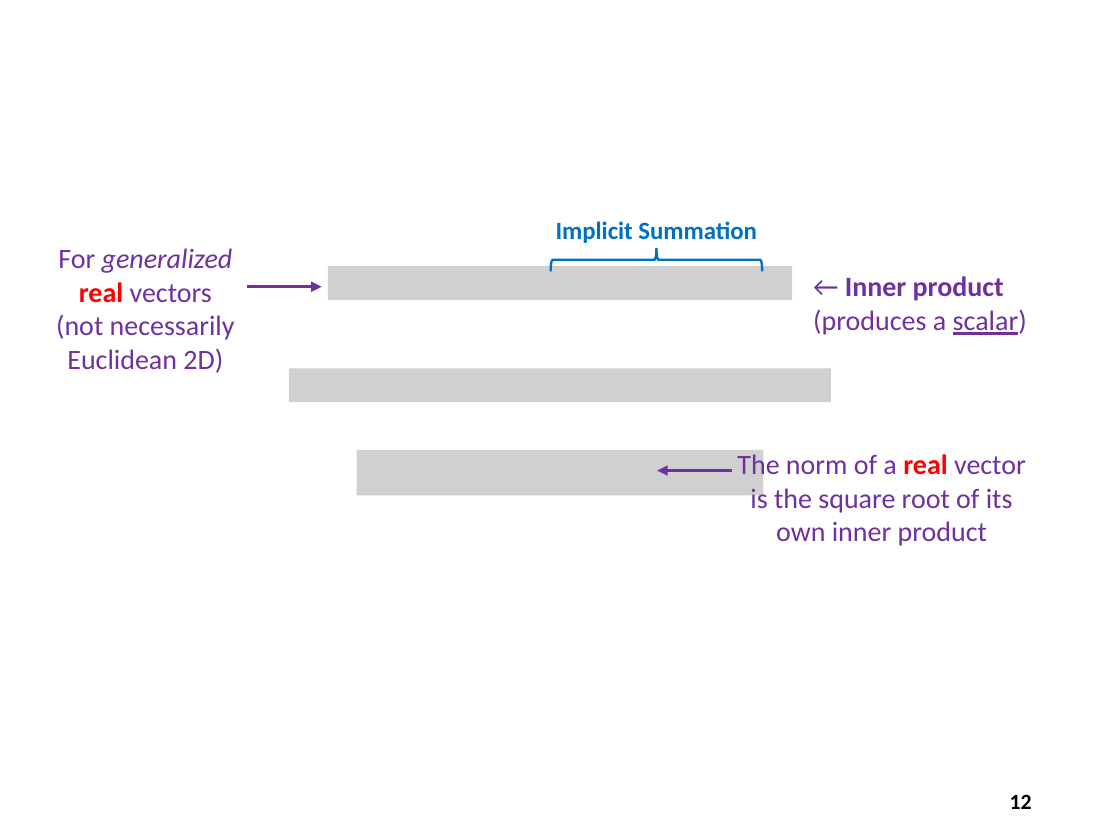
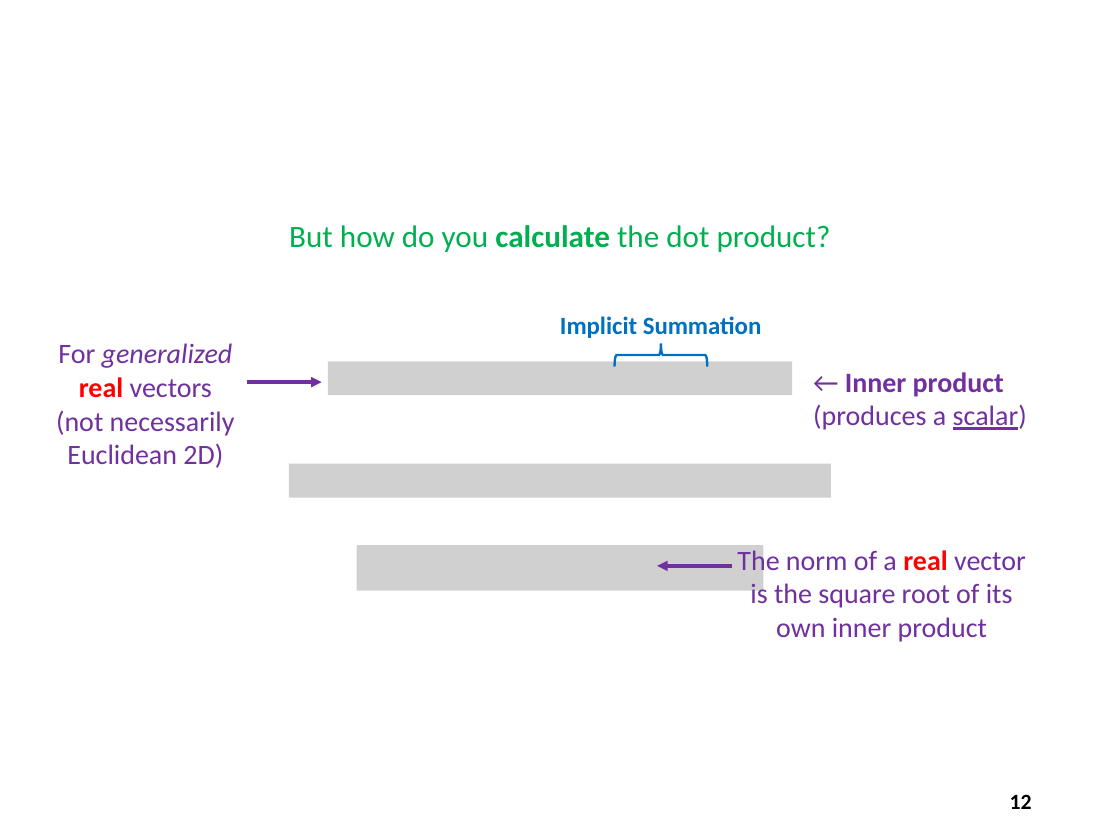
Before and after one commit to dbiersach/scicomp101, a slide deck: slide 12 of Session 16 - Linear Equations/Session 16 - Linear Equations.pptx. Drawn at 1120x840 pixels with LibreOffice and Linux fonts; fonts in the diff are those of the drawing; grey boxes stand for pictures. Boxes give left, top, right and bottom in pixels: in the first picture for what was removed or moved away, otherwise in the second. Text is boxed around its words. In the diff, an @@ line names an element or a change of style, - is before the commit and + after.

```diff
--- a/Session 16 - Linear Equations/Session 16 - Linear Equations.pptx
+++ b/Session 16 - Linear Equations/Session 16 - Linear Equations.pptx
@@ text added at bbox=[289, 225, 831, 252], 20 pt, text #00B050 @@
+But how do you calculate the dot product?
@@ picture removed at bbox=[328, 265, 792, 299] @@
@@ text "Implicit Summation": place and size @@
-text "Implicit Summation" at bbox=[556, 221, 757, 243]
+text "Implicit Summation" at bbox=[560, 316, 762, 338]
@@ right brace: place and size @@
-right brace at bbox=[551, 248, 763, 271]
+right brace at bbox=[615, 344, 708, 367]
@@ 3 texts, 2 arrows: place and size @@
-3 texts, 2 arrows at bbox=[56, 248, 1027, 546]
+3 texts, 2 arrows at bbox=[56, 343, 1027, 642]
@@ picture: place and size @@
-picture at bbox=[289, 368, 831, 402]
+picture at bbox=[328, 362, 792, 395]
@@ picture: place and size @@
-picture at bbox=[356, 450, 763, 496]
+picture at bbox=[289, 464, 831, 497]
@@ picture added at bbox=[356, 545, 763, 591] @@
```
Also in this commit, not shown: 1 slide removed.
